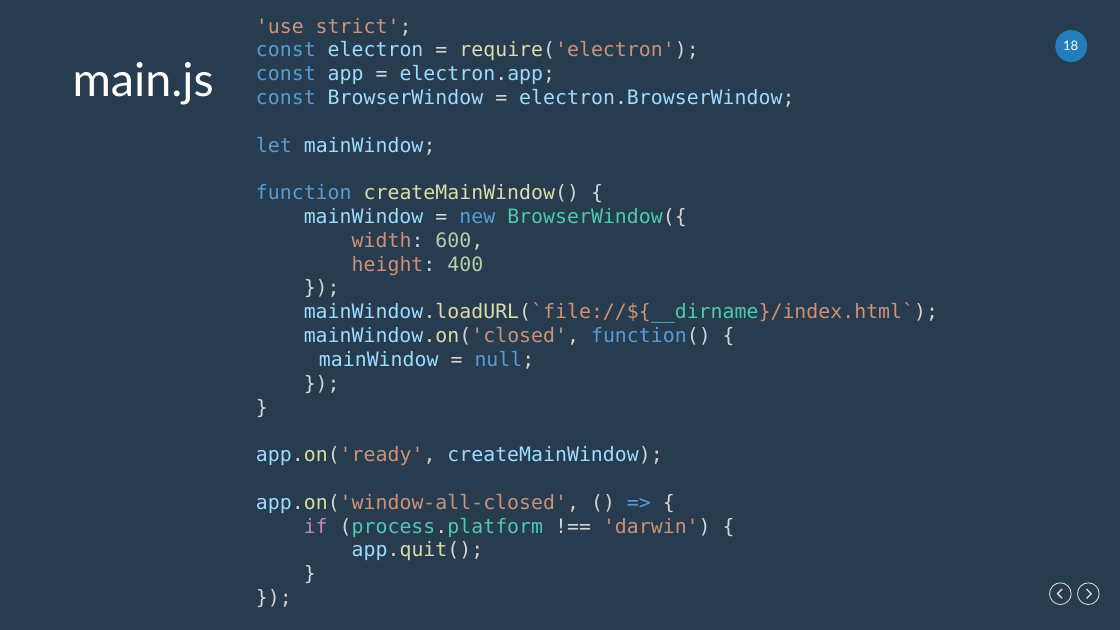
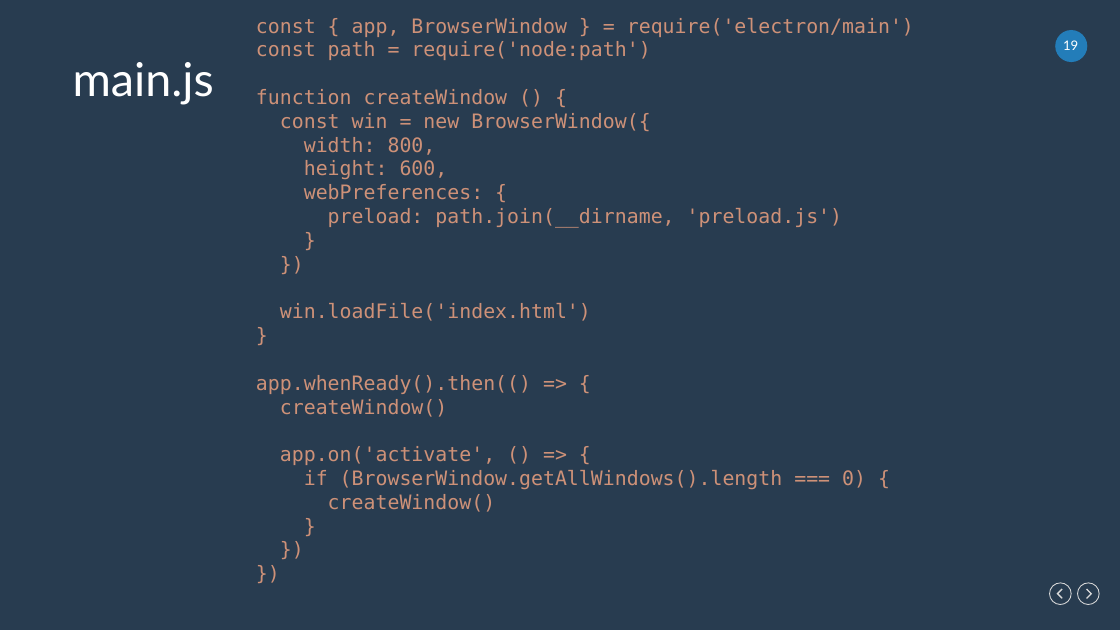
Before and after one commit to cwoodruff/electron_demos, a slide deck: slide 19 of Electron Desktop Development for Web Developers.pptx (slide 18 before the commit). Drawn at 1120x630 pixels with LibreOffice and Linux fonts; fonts in the diff are those of the drawing. Boxes give left, top, right and bottom in pixels: in the first picture for what was removed or moved away, otherwise in the second. Text is boxed around its words. In the diff, an @@ line names an element or a change of style, - is before the commit and + after.

```diff
--- a/Electron Desktop Development for Web Developers.pptx
+++ b/Electron Desktop Development for Web Developers.pptx
@@ text "const { app, BrowserWindow } ..." at [256,18,914,512]: text colour #D4D4D4 to #CE9178 in "}", "}" @@
@@ text at [256,18,914,228]: text changed; text colour #9CDCFE to #CE9178 @@
-'use strict';
-const electron = require('electron');
-const app = electron.app;
-const BrowserWindow = electron.BrowserWindow;
-let mainWindow;
-function createMainWindow() {
-mainWindow = new BrowserWindow({
-width: 600,
-height: 400
-});
-mainWindow.loadURL(`file://${__dirname}/index.html`);
-mainWindow.on('closed', function() {
-mainWindow = null;
-});
+const { app, BrowserWindow } = require('electron/main')
+const path = require('node:path')
+function createWindow () {
+const win = new BrowserWindow({
+width: 800,
+height: 600,
+webPreferences: {
+preload: path.join(__dirname, 'preload.js')
@@ page number at [1063,40,1078,50]: text changed @@
-18
+19
@@ text at [280,303,591,321]: text changed @@
-app.on('ready', createMainWindow);
-app.on('window-all-closed', () => {
-if (process.platform !== 'darwin') {
-app.quit();
+})
+win.loadFile('index.html')
@@ text at [256,375,866,512]: text changed; text colour #D4D4D4 to #CE9178 @@
-});
+app.whenReady().then(() => {
+createWindow()
+app.on('activate', () => {
+if (BrowserWindow.getAllWindows().length === 0) {
+createWindow()
+}
+})
+})
```
Also in this commit, not shown: 7 other slides changed, 1 slide added.
